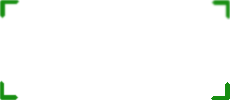
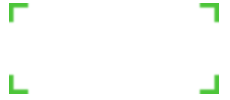
The second 230px x 100px image is a revision of the first. Changes to its layers:
renamed "Pasted Layer copy" to "Pasted Layer", painted on it over 9, 0, 230, 94
painted on "Background" over 0, 0, 230, 100
